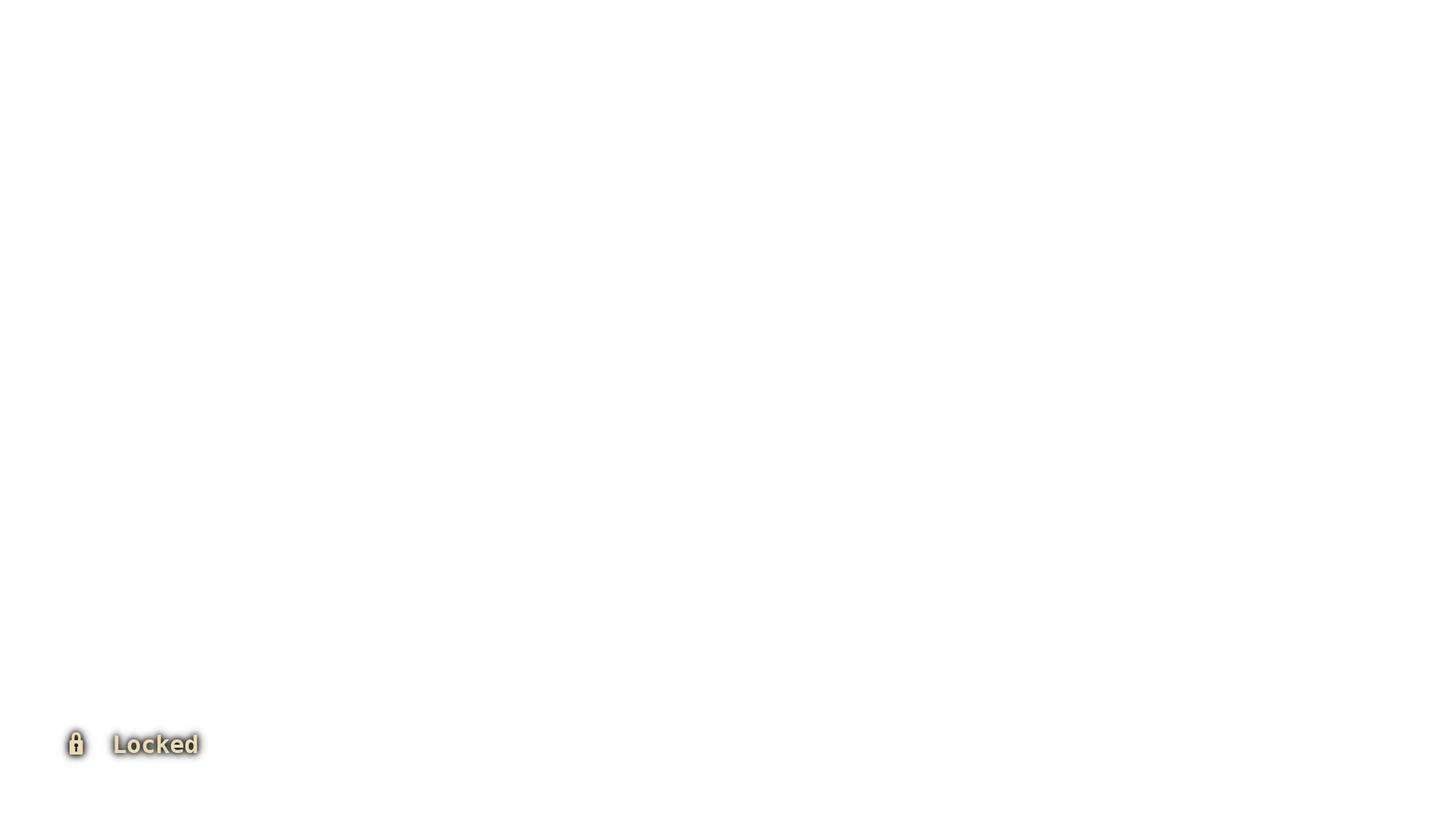
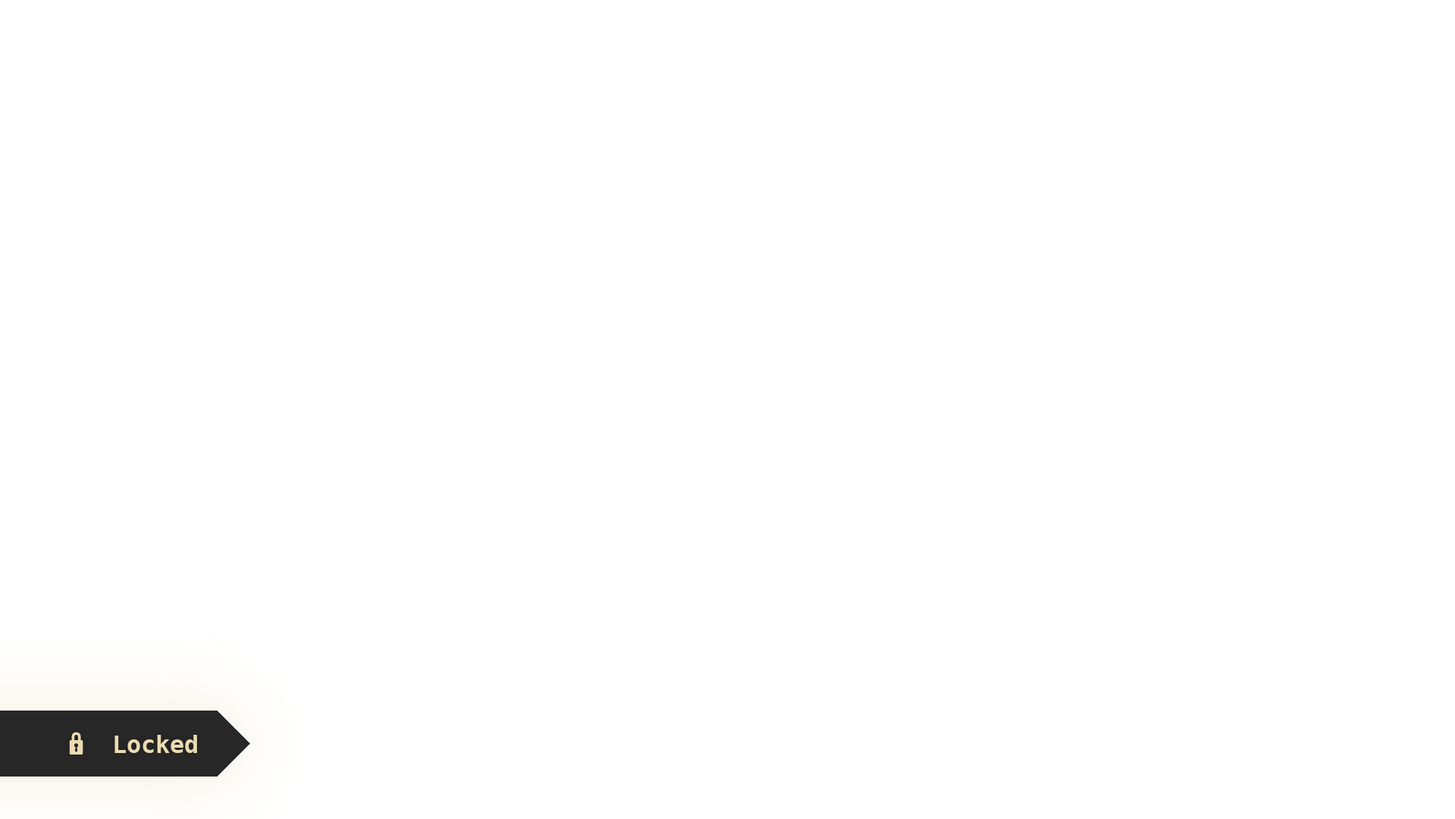
Two versions of the same layered image (1455x819). Layer-by-layer changes:
renamed "🔒 Locked" to "🔒 Locked (light)", showed it over [68, 731, 198, 755]
hid "Visible" over [68, 731, 198, 755]
hid "Drop Shadow #3" over [62, 725, 204, 762]
hid "Drop Shadow #2" over [59, 722, 207, 765]
"Drop Shadow #1": opacity 100% → 30% over [56, 720, 210, 768]
added layer "Arrow (dark)" above "Arrow shadow (dark)" over [0, 710, 251, 777]
added layer "Arrow shadow (light)" (50%) above "Screenshot" over [0, 656, 284, 819]
